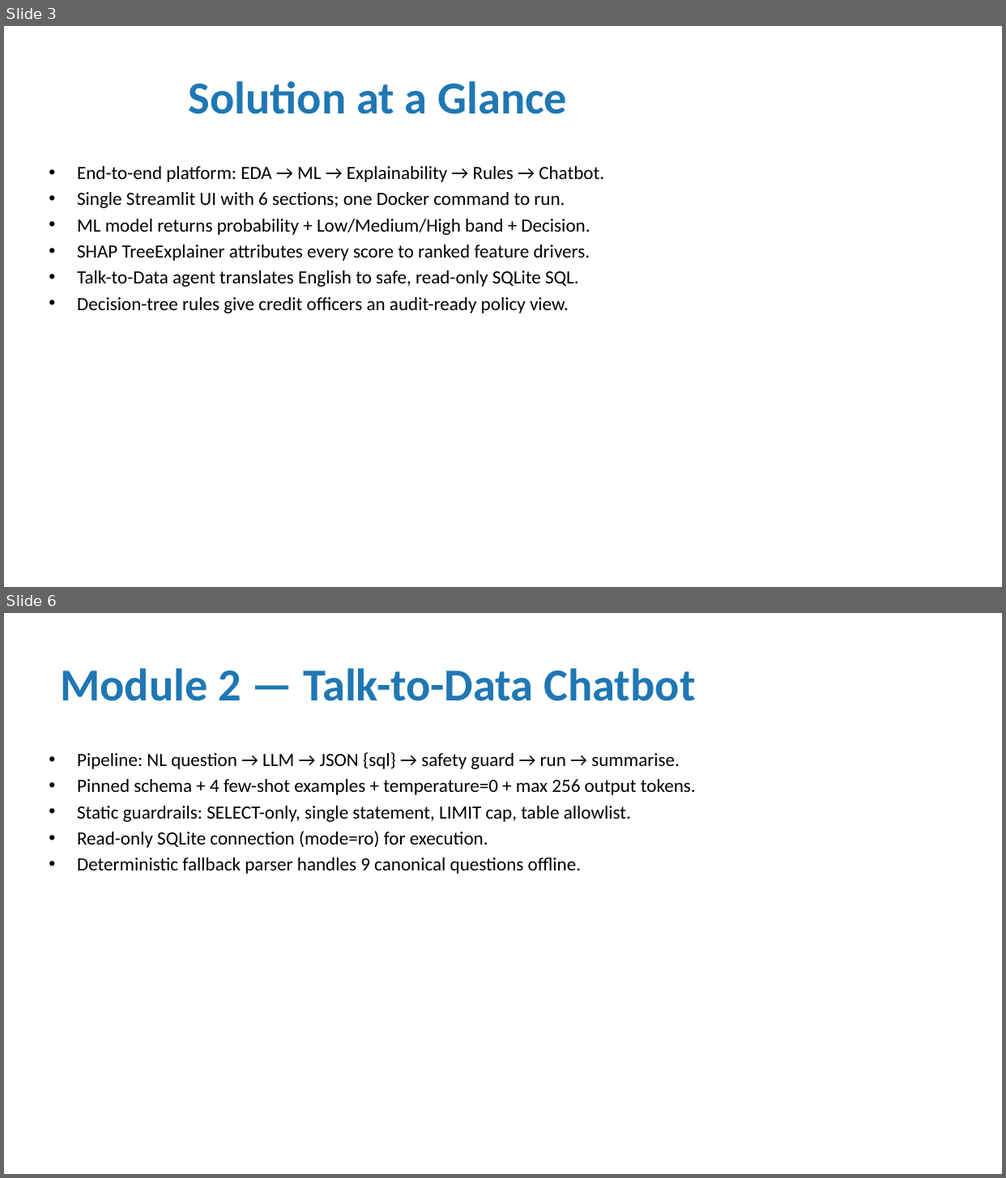
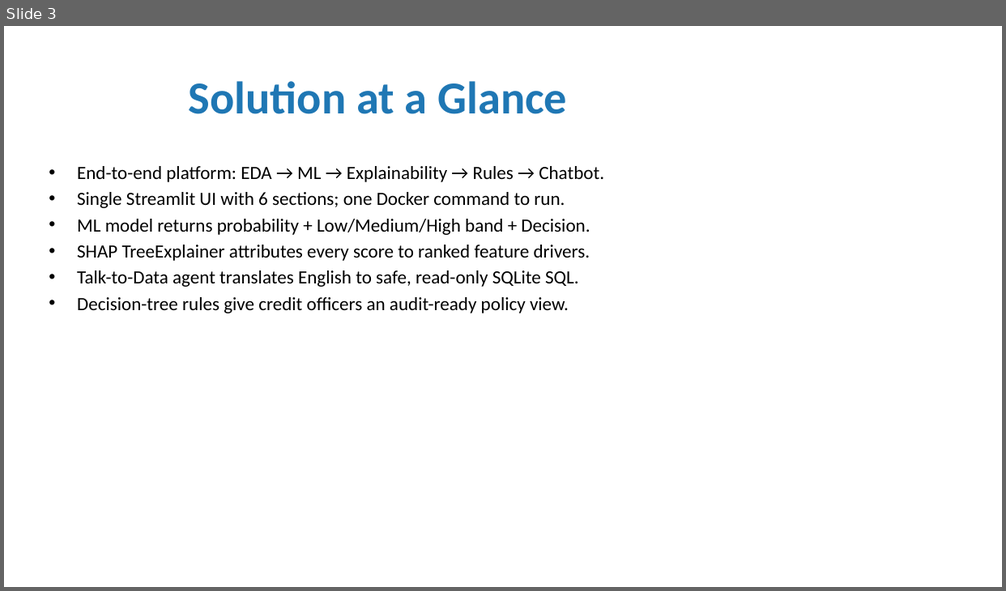
Before and after one commit to ashwani-dhayal/credit-risk-platform, a slide deck: documents/presentation.pptx. Shown one above the other, each under a label of ours: slides 3 and 6 before the commit, slide 3 after it; the slides between them are not shown. The pictures are 1006x1178 and 1006x591 pixels, drawn with LibreOffice and Linux fonts; fonts in the diff are those of the drawing. Boxes give left, top, right and bottom in pixels: in the first picture for what was removed or moved away, otherwise in the second. Text is boxed around its words. In the diff, an @@ line names an element or a change of style, - is before the commit and + after.

```diff
--- a/documents/presentation.pptx
+++ b/documents/presentation.pptx
@@ slide 6 removed at (4,613,1002,1174), background #FFFFFF @@
@@ title removed at (60,668,695,701) @@
-Module 2 — Talk-to-Data Chatbot
@@ text removed at (77,752,696,874) @@
-• Pipeline: NL question → LLM → JSON {sql} → safety guard → run → summarise.
-• Pinned schema + 4 few-shot examples + temperature=0 + max 256 output tokens.
-• Static guardrails: SELECT-only, single statement, LIMIT cap, table allowlist.
-• Read-only SQLite connection (mode=ro) for execution.
-• Deterministic fallback parser handles 9 canonical questions offline.
```
Also in this commit, not shown: 9 slides changed, 10 slides added, 5 other slides removed, 11 other files.
